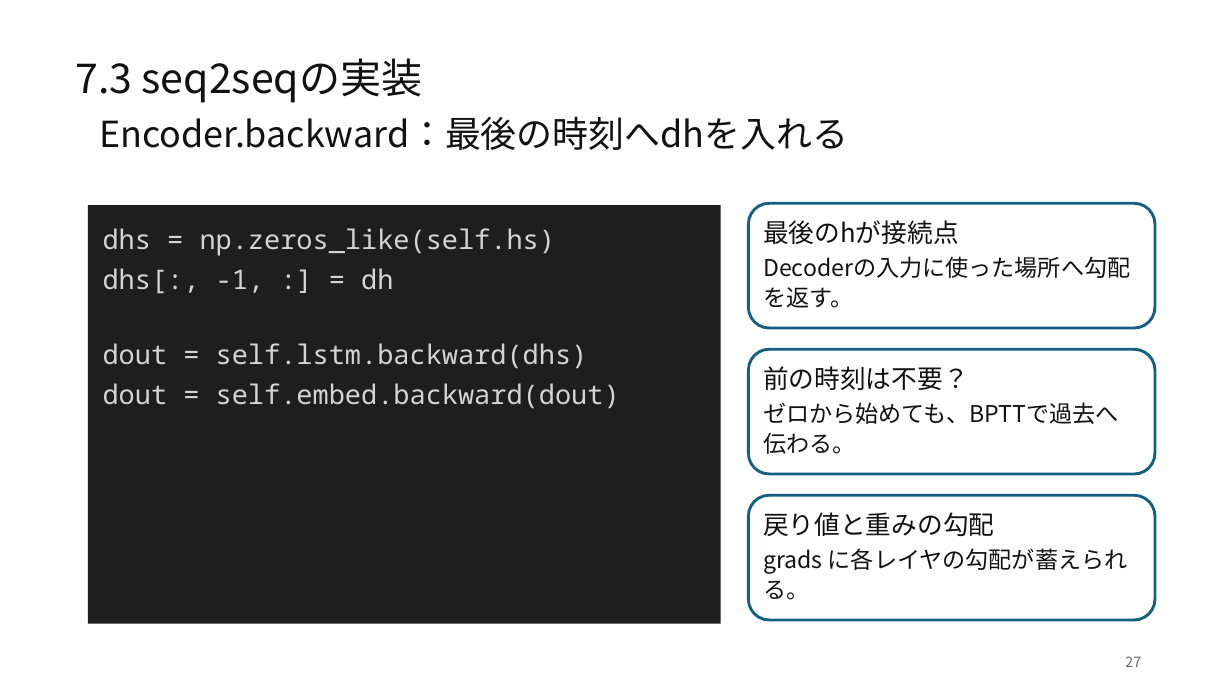
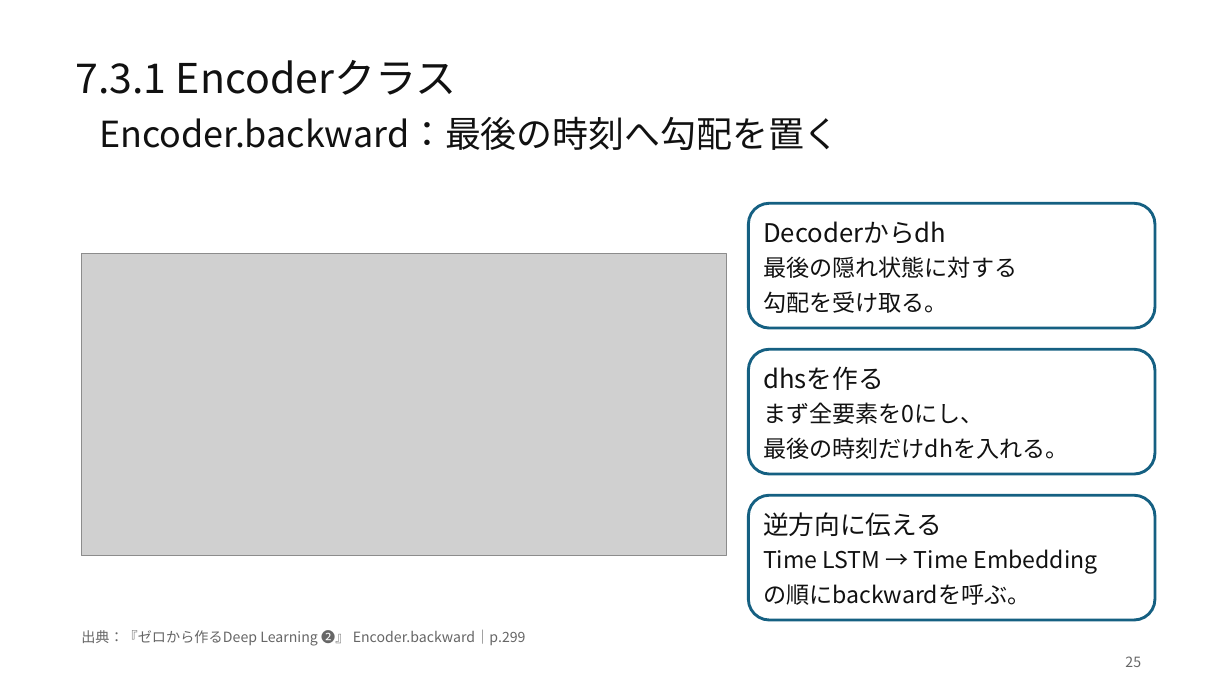
Before and after one commit to Yu-Tanahashi1226/----B-py, a slide deck: slide 25 of deliverables/chapter7/chapter7_kobayashi.pptx (slide 27 before the commit). Drawn at 1232x693 pixels with LibreOffice and Linux fonts; fonts in the diff are those of the drawing; grey boxes stand for pictures. Boxes give left, top, right and bottom in pixels: in the first picture for what was removed or moved away, otherwise in the second. Text is boxed around its words. In the diff, an @@ line names an element or a change of style, - is before the commit and + after.

Commit message:
Revise chapter 7 decks to 58 slides with textbook figures

```diff
--- a/deliverables/chapter7/chapter7_kobayashi.pptx
+++ b/deliverables/chapter7/chapter7_kobayashi.pptx
@@ text at (76,60,457,95): text changed @@
-7.3 seq2seqの実装
+7.3.1 Encoderクラス
@@ text at (99,116,840,150): text changed @@
-Encoder.backward：最後の時刻へdhを入れる
+Encoder.backward：最後の時刻へ勾配を置く
@@ rectangle removed at (88,205,721,624) @@
-dhs = np.zeros_like(self.hs)
-dhs[:, -1, :] = dh
-dout = self.lstm.backward(dhs)
-dout = self.embed.backward(dout)
@@ text at (763,221,946,243): text changed @@
-最後のhが接続点
+Decoderからdh
@@ picture added at (81,253,726,555) @@
@@ text at (763,256,1017,313): text changed @@
-Decoderの入力に使った場所へ勾配を返す。
+最後の隠れ状態に対する
+勾配を受け取る。
@@ text at (763,366,884,390): text changed @@
-前の時刻は不要？
+dhsを作る
@@ text at (763,402,1069,459): text changed @@
-ゼロから始めても、BPTTで過去へ伝わる。
+まず全要素を0にし、
+最後の時刻だけdhを入れる。
@@ text at (763,512,942,536): text changed @@
-戻り値と重みの勾配
+逆方向に伝える
@@ text at (763,549,1097,605): text changed @@
-grads に各レイヤの勾配が蓄えられる。
+Time LSTM → Time Embedding
+の順にbackwardを呼ぶ。
@@ text added at (81,630,526,646), 11 pt, text #666666 @@
+出典：『ゼロから作るDeep Learning ❷』 Encoder.backward｜p.299
@@ text at (1125,656,1141,667): text changed @@
-27
+25
```
Also in this commit, not shown: 2 other slides changed, 55 slides added, 63 slides removed, 2 other files.
